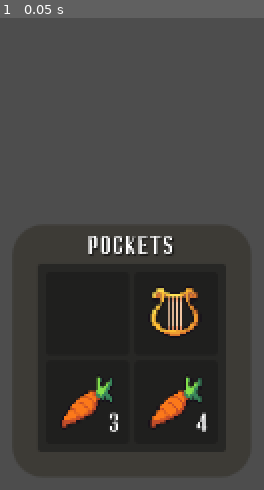
Above: before the commit, frame 1.
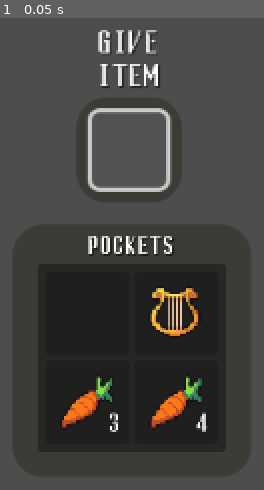
Above: after the commit, the same moment.

Repository: hamgoblin45/Fascism-Sim
Game: Godot game, scene res://Interface/inventory_ui.tscn
The game is run twice, just before and just after one commit, with the same random seed, the same clock (stepped at 60 frames per second) and the same inputs.
Inputs:
- Up to frame 1 (0.05 s): no input

The runs differ from the first frame. In frame 1, 2.3% of the frame differs, in the area x 33-65%, y 2-37%.

Commit message:
Can give items

Diff:
--- /dev/null
+++ b/fasc-sim-inventory-ui/Interface/give_item_slot.gd
@@ -0,0 +1,27 @@
+extends PanelContainer
+
+@export var slot_data: InventorySlotData
+
+@onready var item_texture: TextureRect = %ItemTexture
+@onready var quantity: Label = %Quantity
+
+
+func _ready() -> void:
+	EventBus.dialogue_started.connect(show)
+	EventBus.dialogue_ended.connect(hide)
+	EventBus.giving_item.connect(_give_item)
+
+func _give_item(new_slot_data: InventorySlotData):
+	slot_data = new_slot_data
+	if !slot_data or !slot_data.item_data:
+		print("Setting slot in InventorySlotUI, has no slot and/or item_data")
+		return
+
+	print("Set_Slot_Data run in inv_slot_ui. New slot: %s" % slot_data)
+	item_texture.show()
+	item_texture.texture = slot_data.item_data.texture
+	if slot_data.quantity > 1 and slot_data.item_data.stackable:
+		quantity.show()
+		quantity.text = str(slot_data.quantity)
+	else:
+		quantity.hide()
--- a/fasc-sim-inventory-ui/Interface/inventory_ui.gd
+++ b/fasc-sim-inventory-ui/Interface/inventory_ui.gd
@@ -18,6 +18,8 @@
 
 @onready var item_context_ui: PanelContainer = %ItemContextUI
 
+@onready var give_item_ui: PanelContainer = %GiveItemUI
+@onready var give_item_slot: PanelContainer = %GiveItemSlot
 
 
 func _ready() -> void:
@@ -132,3 +134,24 @@
 
 func _on_grab_timer_timeout() -> void:
 	_set_grabbed_slot()
+
+
+func _on_give_item_slot_gui_input(event: InputEvent) -> void:
+	if event is InputEventMouseButton and event.is_pressed():
+		if grabbed_slot_data:
+			if event.button_index == MOUSE_BUTTON_LEFT:
+				print("Giving full grabbed stack")
+				EventBus.giving_item.emit(grabbed_slot_data)
+				_clear_grabbed_slot()
+			if event.button_index == MOUSE_BUTTON_RIGHT:
+				var single_stack = InventorySlotData.new()
+				single_stack.item_data = grabbed_slot_data.item_data
+				single_stack.quantity = 1
+				print("Giving a single of grabbed stack")
+				EventBus.giving_item.emit(single_stack)
+				grabbed_slot_data.quantity -= 1
+
+						#elif grabbed_slot_data.item_data.stackable
+				if grabbed_slot_data.quantity <= 0:
+					_clear_grabbed_slot()
+			_set_grabbed_slot()
--- a/fasc-sim-inventory-ui/Interface/inventory_ui.tscn
+++ b/fasc-sim-inventory-ui/Interface/inventory_ui.tscn
@@ -10,6 +10,7 @@
 [ext_resource type="Script" uid="uid://bi8gfy8qlexw5" path="res://Interface/item_context_ui.gd" id="8_3xrn1"]
 [ext_resource type="Texture2D" uid="uid://c8ptw3jtdkmqe" path="res://Interface/TestStuff/test_atlas_texture.tres" id="8_bjljn"]
 [ext_resource type="Script" uid="uid://coyexc2fjsnd0" path="res://Interface/split_stack_ui.gd" id="9_3xrn1"]
+[ext_resource type="Script" uid="uid://c2mr38vtxx4oj" path="res://Interface/give_item_slot.gd" id="11_gur8t"]
 
 [sub_resource type="Resource" id="Resource_kfiqh"]
 script = ExtResource("3_cx7ba")
@@ -79,6 +80,8 @@
 
 [sub_resource type="StyleBoxEmpty" id="StyleBoxEmpty_bjljn"]
 
+[sub_resource type="StyleBoxEmpty" id="StyleBoxEmpty_3y5k6"]
+
 [node name="InventoryControl" type="Control"]
 texture_filter = 1
 layout_mode = 3
@@ -275,36 +278,101 @@
 
 [node name="MarginContainer" type="MarginContainer" parent="SplitStackUI"]
 layout_mode = 2
+theme_override_constants/margin_left = 12
+theme_override_constants/margin_top = 6
+theme_override_constants/margin_right = 12
+theme_override_constants/margin_bottom = 6
+
+[node name="VBoxContainer" type="VBoxContainer" parent="SplitStackUI/MarginContainer"]
+layout_mode = 2
+
+[node name="HBoxContainer" type="HBoxContainer" parent="SplitStackUI/MarginContainer/VBoxContainer"]
+layout_mode = 2
+alignment = 1
+
+[node name="SplitSlider" type="HSlider" parent="SplitStackUI/MarginContainer/VBoxContainer/HBoxContainer"]
+unique_name_in_owner = true
+custom_minimum_size = Vector2(120, 0)
+layout_mode = 2
+size_flags_horizontal = 3
+mouse_filter = 1
+
+[node name="SplitQty" type="Label" parent="SplitStackUI/MarginContainer/VBoxContainer/HBoxContainer"]
+unique_name_in_owner = true
+layout_mode = 2
+size_flags_horizontal = 3
+text = "X/XX"
+horizontal_alignment = 1
+
+[node name="SplitButton" type="Button" parent="SplitStackUI/MarginContainer/VBoxContainer"]
+layout_mode = 2
+size_flags_horizontal = 4
+mouse_filter = 1
+text = "Split"
+
+[node name="GiveItemUI" type="PanelContainer" parent="."]
+layout_mode = 0
+offset_left = 81.0
+offset_top = 294.0
+offset_right = 157.0
+offset_bottom = 419.0
+mouse_filter = 1
+theme_override_styles/panel = SubResource("StyleBoxEmpty_3y5k6")
+
+[node name="VBoxContainer" type="VBoxContainer" parent="GiveItemUI"]
+layout_mode = 2
+
+[node name="GiveItemLabel" type="Label" parent="GiveItemUI/VBoxContainer"]
+layout_mode = 2
+theme_override_colors/font_shadow_color = Color(0, 0, 0, 0.4627451)
+theme_override_font_sizes/font_size = 20
+text = "GIVE
+ITEM"
+horizontal_alignment = 1
+
+[node name="PanelContainer" type="PanelContainer" parent="GiveItemUI/VBoxContainer"]
+layout_mode = 2
+size_flags_horizontal = 4
+size_flags_vertical = 8
+mouse_filter = 1
+theme_override_styles/panel = ExtResource("6_3y5k6")
+
+[node name="MarginContainer" type="MarginContainer" parent="GiveItemUI/VBoxContainer/PanelContainer"]
+layout_mode = 2
+theme_override_constants/margin_left = 8
+theme_override_constants/margin_top = 8
+theme_override_constants/margin_right = 8
+theme_override_constants/margin_bottom = 8
+
+[node name="GiveItemSlot" type="PanelContainer" parent="GiveItemUI/VBoxContainer/PanelContainer/MarginContainer"]
+custom_minimum_size = Vector2(60, 60)
+layout_mode = 2
+size_flags_horizontal = 4
+size_flags_vertical = 4
+theme_override_styles/panel = SubResource("StyleBoxFlat_3xrn1")
+script = ExtResource("11_gur8t")
+
+[node name="ItemUI" type="MarginContainer" parent="GiveItemUI/VBoxContainer/PanelContainer/MarginContainer/GiveItemSlot"]
+layout_mode = 2
 theme_override_constants/margin_left = 6
 theme_override_constants/margin_top = 6
 theme_override_constants/margin_right = 6
 theme_override_constants/margin_bottom = 6
 
-[node name="VBoxContainer" type="VBoxContainer" parent="SplitStackUI/MarginContainer"]
-layout_mode = 2
-
-[node name="HBoxContainer" type="HBoxContainer" parent="SplitStackUI/MarginContainer/VBoxContainer"]
-layout_mode = 2
-alignment = 1
-
-[node name="SplitSlider" type="HSlider" parent="SplitStackUI/MarginContainer/VBoxContainer/HBoxContainer"]
-unique_name_in_owner = true
-custom_minimum_size = Vector2(120, 0)
-layout_mode = 2
-size_flags_horizontal = 3
-mouse_filter = 1
-
-[node name="SplitQty" type="Label" parent="SplitStackUI/MarginContainer/VBoxContainer/HBoxContainer"]
-unique_name_in_owner = true
-layout_mode = 2
-size_flags_horizontal = 3
-text = "X/XX"
-horizontal_alignment = 1
-
-[node name="SplitButton" type="Button" parent="SplitStackUI/MarginContainer/VBoxContainer"]
-layout_mode = 2
-mouse_filter = 1
-text = "Split"
+[node name="ItemTexture" type="TextureRect" parent="GiveItemUI/VBoxContainer/PanelContainer/MarginContainer/GiveItemSlot/ItemUI"]
+unique_name_in_owner = true
+visible = false
+custom_minimum_size = Vector2(48, 48)
+layout_mode = 2
+expand_mode = 1
+
+[node name="Quantity" type="Label" parent="GiveItemUI/VBoxContainer/PanelContainer/MarginContainer/GiveItemSlot/ItemUI"]
+unique_name_in_owner = true
+visible = false
+layout_mode = 2
+size_flags_horizontal = 8
+size_flags_vertical = 8
+text = "10"
 
 [connection signal="timeout" from="GrabbedSlotUI/GrabTimer" to="." method="_on_grab_timer_timeout"]
 [connection signal="mouse_entered" from="ItemContextUI" to="ItemContextUI" method="_on_mouse_entered"]
@@ -316,3 +384,4 @@
 [connection signal="mouse_exited" from="SplitStackUI" to="SplitStackUI" method="_on_mouse_exited"]
 [connection signal="value_changed" from="SplitStackUI/MarginContainer/VBoxContainer/HBoxContainer/SplitSlider" to="SplitStackUI" method="_on_split_slider_value_changed"]
 [connection signal="pressed" from="SplitStackUI/MarginContainer/VBoxContainer/SplitButton" to="SplitStackUI" method="_on_split_button_pressed"]
+[connection signal="gui_input" from="GiveItemUI/VBoxContainer/PanelContainer/MarginContainer/GiveItemSlot" to="." method="_on_give_item_slot_gui_input"]
--- a/fasc-sim-inventory-ui/Interface/item_context_ui.gd
+++ b/fasc-sim-inventory-ui/Interface/item_context_ui.gd
@@ -27,7 +27,7 @@
 	if slot_data.item_data.useable:
 		use_button.show()
 
-	global_position = Vector2(get_global_mouse_position().x, get_global_mouse_position().y - 180)
+	global_position = Vector2(get_global_mouse_position().x - 25, get_global_mouse_position().y - 180)
 
 func _physics_process(_delta: float) -> void:
 	if !visible: return
--- a/fasc-sim-inventory-ui/Scripts/EventBus.gd
+++ b/fasc-sim-inventory-ui/Scripts/EventBus.gd
@@ -1,4 +1,5 @@
 extends Node
+
 
 
 signal inventory_interacted(slot: PanelContainer, slot_data: InventorySlotData, type: String)
@@ -12,3 +13,7 @@
 
 signal using_item(slot_data: InventorySlotData)
 signal item_used(slot_data: InventorySlotData)
+
+signal dialogue_started # will likely be a Dialogic signal once connected to dialogue system
+signal giving_item(slot_data: InventorySlotData)
+signal dialogue_ended
Not shown, added: fasc-sim-inventory-ui/Interface/give_item_slot.gd.uid
Not shown: 1 places in fasc-sim-inventory-ui/Interface/inventory_ui.tscn that only renumber resources
